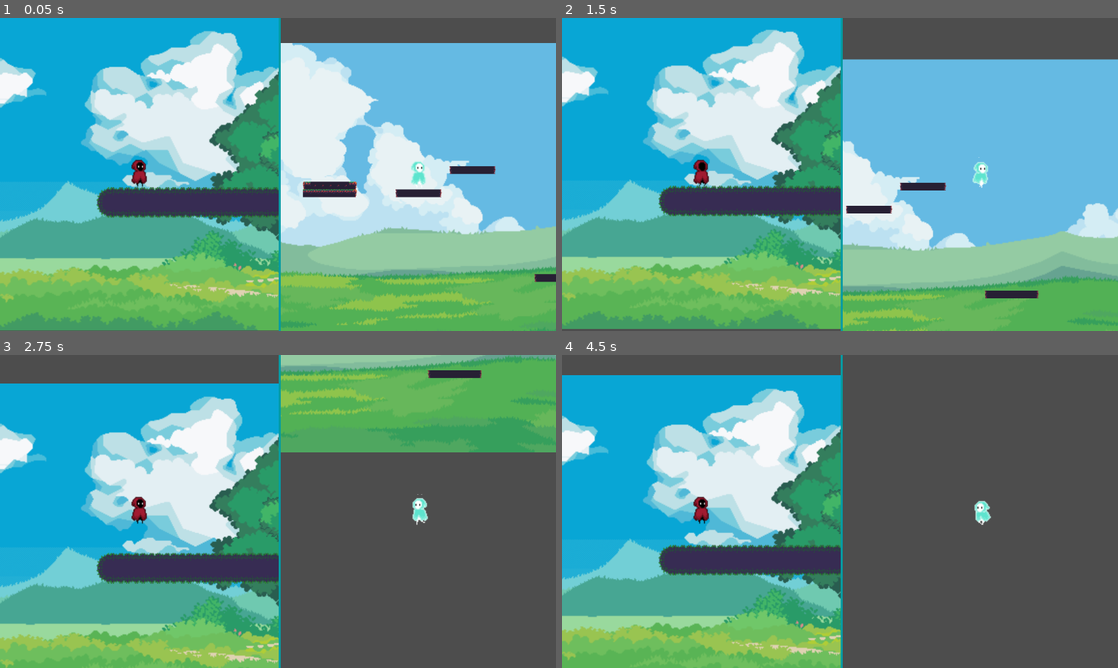
Above: before the commit, frames 1-4 (two rows, left to right).
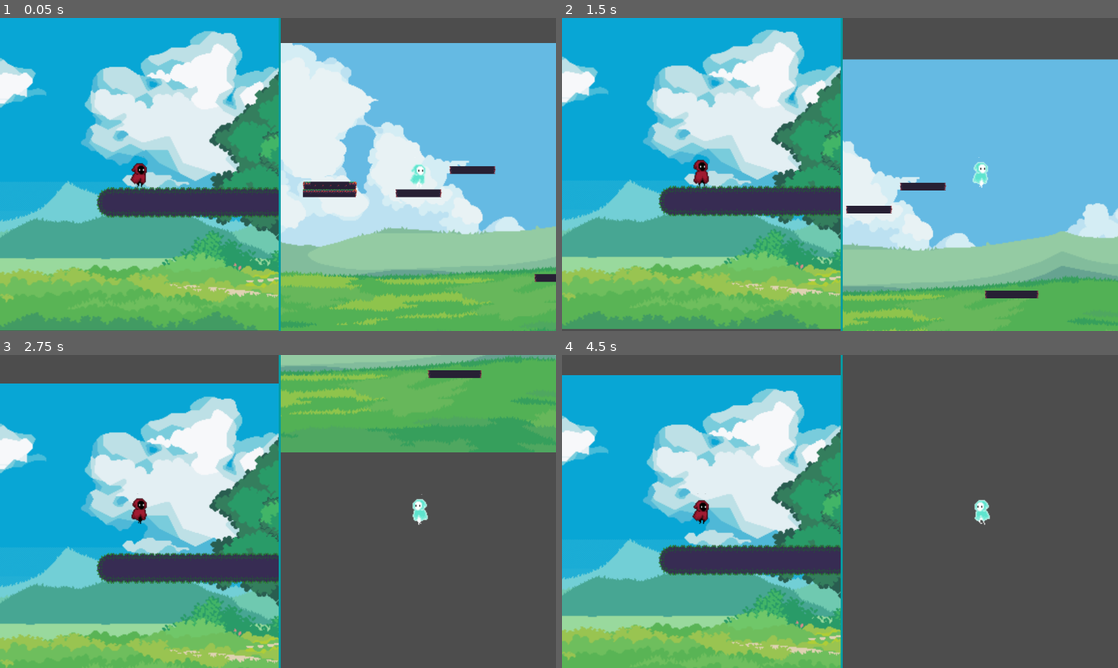
Above: after the commit, the same moments.

Repository: nyyozu/Teveeza
Game: Godot game, scene res://Scenes/main.tscn
Two runs of this game, one before a commit and one after it. Both use one fixed random seed, a clock stepped at 60 frames per second and the inputs below.
Inputs:
- Up to frame 1 (0.05 s): no input
- Up to frame 2 (1.5 s): hold Right (arrow_right) from 0.53 s (still down); tap A (A) at 0.6 s; tap Up (arrow_up) at 0.77 s; tap D (D) at 1.35 s
- Up to frame 3 (2.75 s): tap Up (arrow_up) at 1.52 s; release Right (arrow_right) at 2.03 s; hold Left (arrow_left) from 2.03 s (still down); tap W (W) at 2.1 s
- Up to frame 4 (4.5 s): release Left (arrow_left) at 2.78 s; hold Right (arrow_right) 2.78-4.28 s; tap A (A) at 2.85 s; tap Up (arrow_up) at 3.02, 3.77 s; tap D (D) at 3.6 s; hold Left (arrow_left) from 4.28 s (still down); tap W (W) at 4.35 s

The runs differ from the first frame. In frame 1, 0.2% of the frame differs, in the area x 23-77%, y 44-54%; in frame 2, less than 0.1%; in frame 3, 0.2%; in frame 4, 0.2%.

Commit message:
Corrigido estrutura dos arquivos, câmera dos jogadores corrigida

Diff:
--- a/Scenes/main.tscn
+++ b/Scenes/main.tscn
@@ -1,6 +1,6 @@
 [gd_scene format=4 uid="uid://pnkk0mh5xgqm"]
 
-[ext_resource type="Script" uid="uid://cbwxlrog7jcpa" path="res://Scenes/main.gd" id="1_6bp64"]
+[ext_resource type="Script" uid="uid://cbwxlrog7jcpa" path="res://Scripts/main.gd" id="1_6bp64"]
 [ext_resource type="PackedScene" uid="uid://d4decv7b55peh" path="res://Scenes/background.tscn" id="1_jjgbg"]
 [ext_resource type="Texture2D" uid="uid://bjnf26o7nqlah" path="res://Assets/sheet.png" id="2_bo1nx"]
 [ext_resource type="Texture2D" uid="uid://blmkkgbtqxxhd" path="res://Assets/orig.png" id="2_ynf5e"]
--- a/Scenes/main.gd
+++ b/Scripts/main.gd
@@ -8,6 +8,7 @@
 func _ready() -> void:
 	_setup_shared_world()
 	camera_1.make_current()
+	camera_2.make_current()
 
 func _process(_delta):
 	pass
--- a/Scripts/p1.gd
+++ b/Scripts/p1.gd
@@ -9,7 +9,6 @@
 func _physics_process(delta: float) -> void:
 	if not is_on_floor():
 		velocity += get_gravity() * delta
-		animated_sprite.play("jump")
 	if Input.is_action_just_pressed("W") and is_on_floor():
 		velocity.y = JUMP_VELOCITY
 
@@ -28,8 +27,10 @@
 		animated_sprite.flip_h = false
 	elif direction < 0:
 		animated_sprite.flip_h = true
+
+	if not is_on_floor():
+		animated_sprite.play("jump")
+	elif abs(velocity.x) > 0.1:
+		animated_sprite.play("walk")
 	else:
-		if abs(velocity.x) > 0.1:
-			animated_sprite.play("walk")
-		else:
-			animated_sprite.play("idle")
+		animated_sprite.play("idle")
--- a/Scripts/p2.gd
+++ b/Scripts/p2.gd
@@ -9,7 +9,6 @@
 func _physics_process(delta: float) -> void:
 	if not is_on_floor():
 		velocity += get_gravity() * delta
-		animated_sprite.play("jump")
 	if Input.is_action_just_pressed("arrow_up") and is_on_floor():
 		velocity.y = JUMP_VELOCITY
 
@@ -28,8 +27,10 @@
 		animated_sprite.flip_h = false
 	elif direction < 0:
 		animated_sprite.flip_h = true
+
+	if not is_on_floor():
+		animated_sprite.play("jump")
+	elif abs(velocity.x) > 0.1:
+		animated_sprite.play("walk")
 	else:
-		if abs(velocity.x) > 0.1:
-			animated_sprite.play("walk")
-		else:
-			animated_sprite.play("idle")
+		animated_sprite.play("idle")
Renamed: Scenes/main.gd.uid -> Scripts/main.gd.uid
